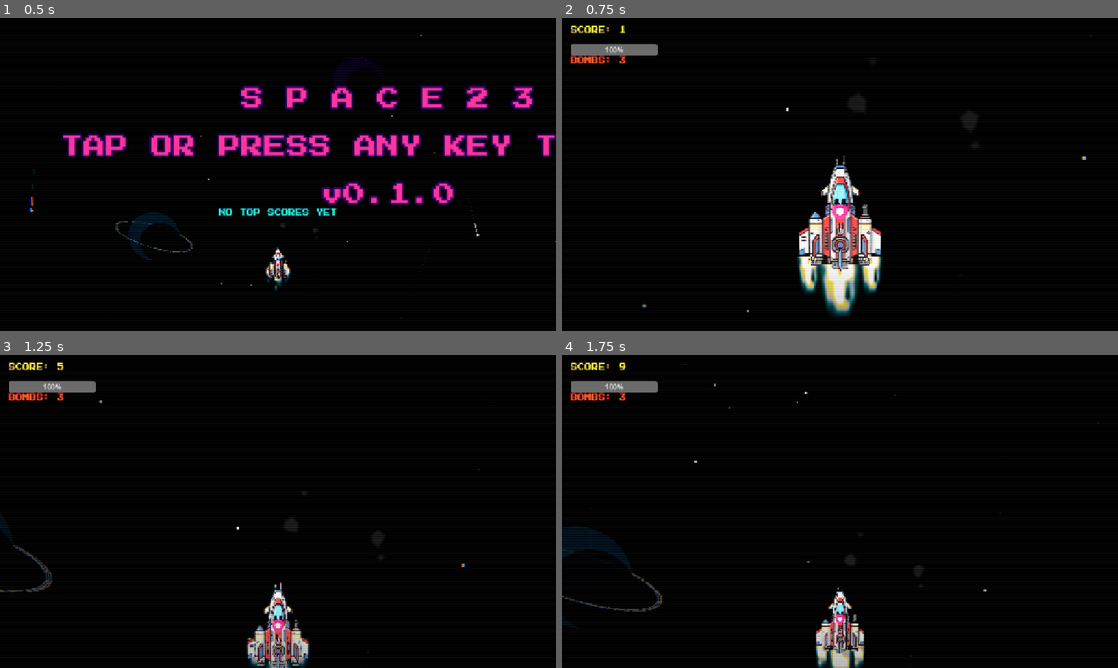
Above: before the commit, frames 1-4 (two rows, left to right).
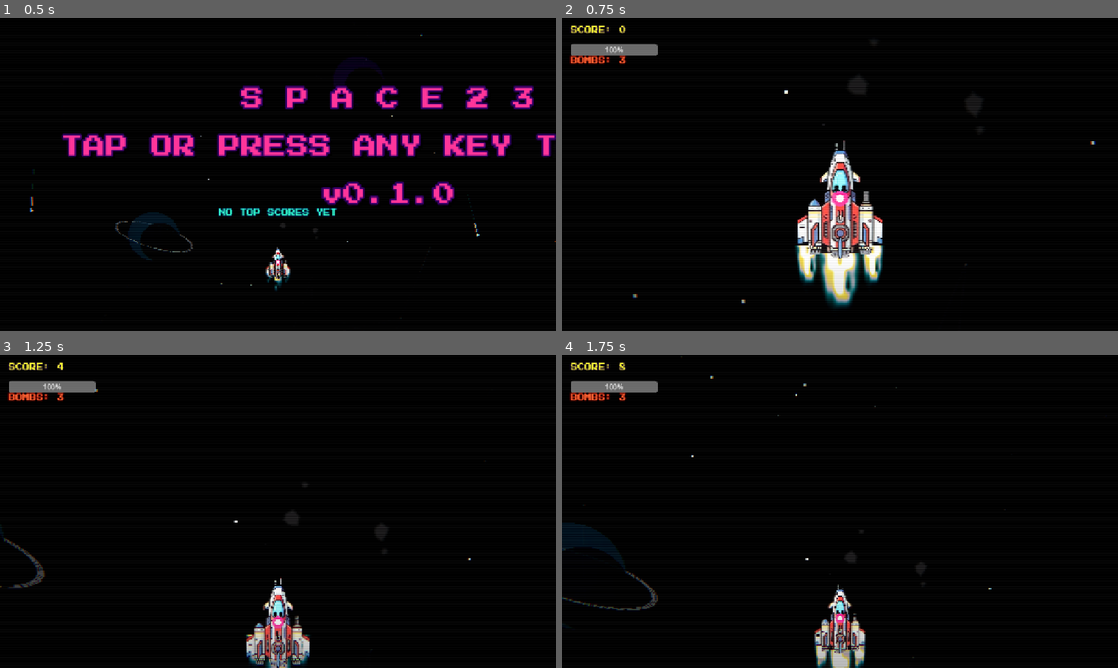
Above: after the commit, the same moments.

Repository: fabriziosalmi/space23
Game: Godot game, scene res://Main.tscn
Two runs of this game, one before a commit and one after it. Both use one fixed random seed, a clock stepped at 60 frames per second and the inputs below. Sound files missing from this copy of the repository are replaced by a short silence.
Inputs (mouse positions are in pixels of both pictures, inside the frame that each line leads up to):
- Up to frame 1 (0.5 s): no input
- Up to frame 2 (0.75 s): tap Enter (ui_accept) at 0.5 s; move the mouse to (962, 158) at 0.52 s; hold Right from 0.53 s (still down); hold X from 0.53 s (still down); click (962, 158) at 0.67 s
- Up to frame 3 (1.25 s): keep holding Right; keep holding X; tap Enter (ui_accept) at 0.77 s
- Up to frame 4 (1.75 s): move the mouse to (728, 527) at 1.27 s; release Right at 1.28 s; release X at 1.28 s; hold Down from 1.28 s (still down); tap Space at 1.35 s; click (728, 527) at 1.42 s; tap Enter (ui_accept) at 1.52 s

Frame 1 is identical in both runs. In frame 2, 5.0% of the frame differs, in the area x 10-96%, y 2-96%; in frame 3, 2.1%; in frame 4, 1.4%.

Commit message:
fix(audio): Trigger on touchend/keyup for strict Web Audio policies (iOS Safari)

Diff:
--- a/UIManager.gd
+++ b/UIManager.gd
@@ -162,8 +162,8 @@
 
 func _input(event):
 	if title_label.visible and (event is InputEventKey or event is InputEventMouseButton or event is InputEventScreenTouch):
-		if event.is_pressed() and not event.is_echo():
-			title_label.text = "S P A C E 2 3\n\nPRESS ANY KEY TO START\n\n" + title_label.text.split("\n\n")[-1] # Fallback just in case
+		if not event.is_pressed() and not event.is_echo():
+			title_label.text = "S P A C E 2 3\n\nTAP OR PRESS ANY KEY TO START\n\n" + title_label.text.split("\n\n")[-1] # Fallback just in case
 			title_label.hide()
 			leaderboard_label.hide()
 			hud_score.show()
